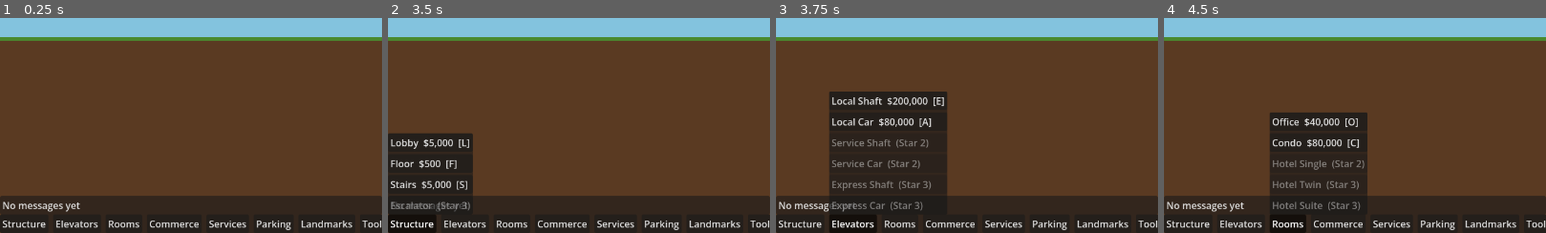
Above: before the commit, frames 1-4 (left to right).
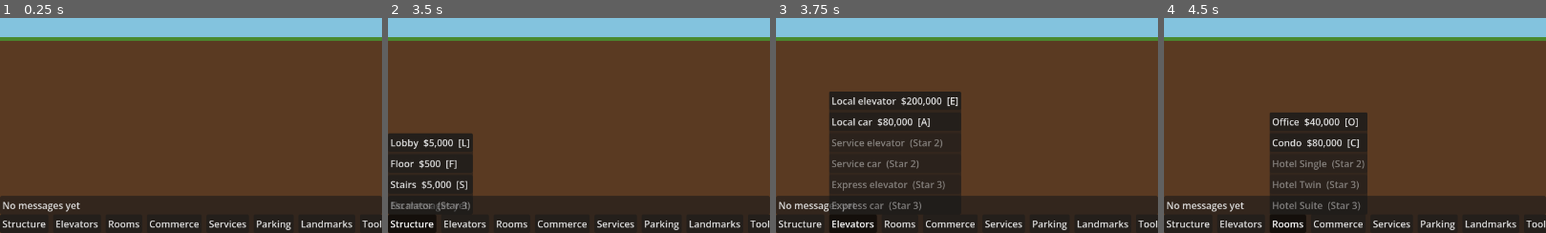
Above: after the commit, the same moments.

Repository: evidencelacking/TowerGame
Game: Godot game, scene res://scenes/main.tscn
Two runs of this game, one before a commit and one after it. Both use one fixed random seed, a clock stepped at 60 frames per second and the inputs below.
Inputs:
- Up to frame 1 (0.25 s): no input
- Up to frame 2 (3.5 s): click "2x" at 0.5 s; click "1x" at 1.25 s; click "3x" at 2 s; click "Structure" at 2.75 s
- Up to frame 3 (3.75 s): click "Elevators" at 3.5 s
- Up to frame 4 (4.5 s): click "Rooms" at 4.25 s
The pictures show only the part of the screen within x 0-50%, y 50-100%; the shares and areas given below are measured in that part.

Frames 1-2 are identical in both runs. In frame 3, 4.0% of the frame differs, in the area x 21-49%, y 34-90%; in frame 4, nothing differs.

Commit message:
fix: shaft machine rooms are resize handles, hover hint and handles, elevator display names (refs #258)
Co-Authored-By: Claude Sonnet 5.5 <noreply@anthropic.com>

Diff:
--- a/scripts/sim/room_catalogue.gd
+++ b/scripts/sim/room_catalogue.gd
@@ -152,6 +152,18 @@
 }
 
 
+## Words for ids that read badly when capitalised; the shafts and cars are elevators to the player.
+const DISPLAY_NAMES: Dictionary = {
+	"local_shaft": "Local elevator", "service_shaft": "Service elevator", "express_shaft": "Express elevator",
+	"local_car": "Local car", "service_car": "Service car", "express_car": "Express car",
+}
+
+
+## The player-facing name of a room or tool id, e.g. "Local elevator" for "local_shaft".
+static func display_name(room_id: String) -> String:
+	return DISPLAY_NAMES.get(room_id, room_id.replace("_", " ").capitalize())
+
+
 static func has(room_id: String) -> bool:
 	return _ROWS.has(room_id)
 
--- a/scripts/view/elevator_tools.gd
+++ b/scripts/view/elevator_tools.gd
@@ -102,13 +102,46 @@
 	var width: int = CatalogueScript.field(tool_id, "width")
 	var out := _blank(start_floor, start_column - width / 2, width)
 	var hit := shaft_at(t, start_floor, start_column)
-	if hit.is_empty():
-		return _evaluate_place(t, tool_id, floor_number, start_floor, out, star_rating)
+	var cap := ""
+	if hit.is_empty():  ## A machine room is part of the drawn shaft: its far side is a resize handle too.
+		var capped := shaft_cap_at(t, start_floor, start_column)
+		if capped.is_empty():
+			return _evaluate_place(t, tool_id, floor_number, start_floor, out, star_rating)
+		hit = capped["shaft"]
+		cap = capped["end"]
 	out["x"] = hit["x"]
 	out["width"] = hit["width"]
+	out["shaft"] = hit
+	out["hint"] = shaft_hint(hit)
+	if cap != "":
+		out["mode"] = "resize"
+		if floor_number == start_floor:
+			out["text"] = "Drag the machine room up or down to resize"
+			return out
+		return _evaluate_resize(t, hit, floor_number, start_floor, out, cap)
 	if floor_number == start_floor:
 		return _evaluate_stop(t, hit, start_floor, out)
 	return _evaluate_resize(t, hit, floor_number, start_floor, out)
+
+
+## The hint a shaft tool shows over a shaft: how to resize and how to switch a stop.
+static func shaft_hint(shaft: Dictionary) -> String:
+	var hint := "Drag the top or bottom to resize; click a floor to toggle its stop"
+	if (shaft["stops"] as Array).size() < 2:
+		hint = "Only one stop, so nothing can ride it. " + hint
+	return hint
+
+
+## The shaft whose machine room stands on a cell, as {"shaft", "end"} ("top" or "bottom"), or {}.
+static func shaft_cap_at(t: TowerSim, floor_number: int, column: int) -> Dictionary:
+	for shaft: Dictionary in ElevatorView.shafts(t):
+		if column < shaft["x"] or column >= shaft["x"] + shaft["width"]:
+			continue
+		if floor_number == RoomsScript.floor_above(shaft["top"]):
+			return {"shaft": shaft, "end": "top"}
+		if shaft["bottom"] != 1 and floor_number == RoomsScript.floor_below(shaft["bottom"]):
+			return {"shaft": shaft, "end": "bottom"}
+	return {}
 
 
 static func _evaluate_place(t: TowerSim, tool_id: String, floor_number: int, start_floor: int, out: Dictionary, star_rating: int) -> Dictionary:
@@ -149,14 +182,18 @@
 	return out
 
 
-static func _evaluate_resize(t: TowerSim, shaft: Dictionary, floor_number: int, start_floor: int, out: Dictionary) -> Dictionary:
+static func _evaluate_resize(t: TowerSim, shaft: Dictionary, floor_number: int, start_floor: int, out: Dictionary, cap: String = "") -> Dictionary:
 	var bottom: int = shaft["bottom"]
 	var top: int = shaft["top"]
 	out["mode"] = "resize"
 	out["floor"] = bottom
 	out["top"] = top
 	var above := GridScript.floor_to_index(floor_number) > GridScript.floor_to_index(start_floor)
-	if start_floor == top and (above or start_floor != bottom):
+	if cap == "top":  ## The machine room rides one floor above the top stop.
+		top = RoomsScript.floor_below(floor_number)
+	elif cap == "bottom":
+		bottom = RoomsScript.floor_above(floor_number)
+	elif start_floor == top and (above or start_floor != bottom):
 		top = floor_number
 	elif start_floor == bottom:
 		bottom = floor_number
@@ -192,7 +229,7 @@
 	out["width"] = hit["width"]
 	var shaft_kind := tool_id.replace("_car", "_shaft")
 	if t.rooms.kind_of(hit["id"]) != shaft_kind:
-		out["text"] = "Needs a %s shaft" % shaft_kind.replace("_shaft", "")
+		out["text"] = "Needs a %s" % CatalogueScript.display_name(shaft_kind).to_lower()
 		return out
 	var home := nearest_stop(hit["stops"], floor_number)
 	out["floor"] = home
--- a/scripts/view/elevator_window.gd
+++ b/scripts/view/elevator_window.gd
@@ -15,6 +15,7 @@
 const ElevatorView := preload("res://scripts/view/elevator_view.gd")
 const Ghost := preload("res://scripts/view/placement_ghost.gd")
 const RoomsScript := preload("res://scripts/sim/rooms.gd")
+const CatalogueScript := preload("res://scripts/sim/room_catalogue.gd")
 const VC := preload("res://scripts/view/view_consts.gd")
 
 var tower: TowerSim = null
@@ -117,7 +118,7 @@
 		for stop: int in t.rooms.stops_of(id):
 			waiting += t.rooms.queue_at(id, stop).size()
 		return {"live": live, "waiting": waiting, "capacity": t.rooms.car_capacity(id), "express": kind == "express_shaft",
-			"id": id, "label": "%s, %s to %s" % [kind.replace("_", " "), ElevatorTools.floor_label(shaft["bottom"]), ElevatorTools.floor_label(shaft["top"])],
+			"id": id, "label": "%s, %s to %s" % [CatalogueScript.display_name(kind).to_lower(), ElevatorTools.floor_label(shaft["bottom"]), ElevatorTools.floor_label(shaft["top"])],
 			"schedule": t.rooms.schedule_of(id), "bottom": shaft["bottom"], "top": shaft["top"], "cars": homes.size(), "homes": homes, "stop_count": shaft["stops"].size(), "rows": rows}
 	return {}
 
--- a/scripts/view/placement_ghost.gd
+++ b/scripts/view/placement_ghost.gd
@@ -21,6 +21,7 @@
 const REPLACE := "replace"  ## Bulldoze the room under the cursor and build last_room there.
 const STAIRS := "stairs"
 const ESCALATOR := "escalator"
+const HANDLE_TINT := Color(1.0, 0.9, 0.3)  ## A hovered shaft's resize handles.
 const PERMANENT_TEXT := "Permanent: cannot be removed once built"
 const VALID_TINT := Color(0.2, 0.9, 0.3, 0.45)
 const INVALID_TINT := Color(0.95, 0.2, 0.2, 0.45)
@@ -296,14 +297,17 @@
 	if tool_id == BULLDOZE or tool_id == REPLACE:
 		lines.append(verdict["text"])
 		return lines
+	var tool_name := CatalogueScript.display_name(tool_id)
 	if verdict["cost"] > 0:
-		lines.append("%s: $%d" % [tool_id, verdict["cost"]])
+		lines.append("%s: $%d" % [tool_name, verdict["cost"]])
 	else:
-		lines.append(tool_id)
+		lines.append(tool_name)
 	if verdict.get("note", "") != "":
 		lines.append(verdict["note"])
 	if not verdict["valid"]:
 		lines.append(verdict["text"])
+	if verdict.get("hint", "") != "":
+		lines.append(verdict["hint"])
 	if verdict["permanent"]:
 		lines.append(PERMANENT_TEXT)
 	return lines
@@ -417,6 +421,8 @@
 func _draw() -> void:
 	if result.is_empty() or not GridScript.is_valid_floor(result["floor"]):
 		return
+	if result.has("shaft") and not _drag.active:
+		_draw_handles(result["shaft"])
 	var top: int = result["floor"]
 	var rows: int = result["height"]
 	if result.has("machines"):  ## A shaft's machine rooms: a cap above the top and below the bottom stop.
@@ -435,3 +441,13 @@
 	var tint := VALID_TINT if result["valid"] else INVALID_TINT
 	draw_rect(rect, tint)
 	draw_rect(rect, Color(tint, 1.0), false, 1.0)
+
+
+## A hovered shaft's two ends as resize handles: its top and bottom floor, with the machine rooms.
+func _draw_handles(shaft: Dictionary) -> void:
+	var x: int = shaft["x"] * VC.CELL_W
+	var w: int = shaft["width"] * VC.CELL_W
+	for floor_number: int in [shaft["top"], shaft["bottom"]]:
+		var rect := Rect2i(x, VC.floor_to_row(floor_number) * VC.CELL_H, w, VC.CELL_H)
+		draw_rect(rect, Color(HANDLE_TINT, 0.3))
+		draw_rect(rect, HANDLE_TINT, false, 1.0)
--- a/scripts/view/toolbar.gd
+++ b/scripts/view/toolbar.gd
@@ -107,7 +107,7 @@
 
 
 static func display_name(id: String) -> String:
-	return TOOL_NAMES.get(id, id.capitalize())
+	return TOOL_NAMES.get(id, CatalogueScript.display_name(id))
 
 
 ## What the toolbar shows for an item at a star rating: {enabled, locked, text, tooltip}.
--- a/tests/test_elevator_controls.gd
+++ b/tests/test_elevator_controls.gd
@@ -62,6 +62,8 @@
 	_run_toolbar(check)
 	_run_place(check)
 	_run_resize_and_stops(check)
+	_run_resize_from_floor_one(check)
+	_run_click_sends_ghost_command(check)
 	_run_cars(check)
 	_run_refusals(check)
 	_run_end_to_end(check)
@@ -126,7 +128,7 @@
 	var live := ghost.hover(3, SHAFT_COLUMN)
 	check.call(live["valid"] and live["mode"] == "place" and live["floor"] == 1 and live["top"] == 3 and live["x"] == 100 and live["width"] == 4, "the drag ghost spans the dragged floors")
 	# The machine room above floor 3 sits on floor 4, which does not exist yet: 4 units at the floor price (#228).
-	check.call(live["cost"] == 202000 and Ghost.lines_for("local_shaft", live)[0] == "local_shaft: $202000", "the ghost shows the shaft price and the floor under the machine room")
+	check.call(live["cost"] == 202000 and Ghost.lines_for("local_shaft", live)[0] == "Local elevator: $202000", "the ghost shows the shaft price and the floor under the machine room")
 	check.call(live["machines"] == ([4] as Array[int]) and "Floors 1 to 3 (3), builds 4 floor units" in Ghost.lines_for("local_shaft", live), "the ghost label shows the span, the machine room and the floors it builds")
 	var shorter := ghost.hover(2, SHAFT_COLUMN)
 	check.call(shorter["floor"] == 1 and shorter["top"] == 2, "the ghost follows the pointer")
@@ -186,6 +188,67 @@
 	# A drag that starts in the middle is not a resize.
 	var middle := ElevatorTools.evaluate_shaft(t, "local_shaft", 4, 2, SHAFT_COLUMN, 1)
 	check.call(not middle["valid"] and middle["text"] == "Drag from the top or bottom end to resize", "a drag from the middle of a shaft says to use an end")
+	ghost.free()
+
+
+## #258: a one-floor shaft on floor 1, pressed and dragged up with the mouse path, resizes.
+static func _run_resize_from_floor_one(check: Callable) -> void:
+	var ghost := _built()
+	var t := ghost.tower
+	check.call(_gesture(ghost, "local_shaft", 1, SHAFT_COLUMN, 1), "fixture: a one-floor shaft on floor 1")
+	var id := _shaft_id(t)
+	for column: int in [100, 101, 102, 103]:
+		check.call(not ElevatorTools.shaft_at(t, 1, column).is_empty(), "the floor 1 shaft is found at column %d" % column)
+		ghost.set_tool("local_shaft")
+		ghost.press(1, column)
+		var verdict := ghost.hover(3, column)
+		ghost._drag.cancel()
+		ghost._last_key = []
+		check.call(verdict["mode"] == "resize" and verdict["valid"] and verdict["floor"] == 1 and verdict["top"] == 3 and verdict["args"] == ([id, 1, 3] as Array[int]), "dragging up from column %d resizes the shaft" % column)
+	# The drawn shaft includes its machine rooms: pressing the top one and dragging up resizes too.
+	ghost.set_tool("local_shaft")
+	ghost.press(2, 101)  ## Floor 2 holds the machine room above the one-floor shaft.
+	var from_cap := ghost.hover(4, 101)
+	check.call(from_cap["mode"] == "resize" and from_cap["valid"] and from_cap["top"] == 3 and from_cap["args"] == ([id, 1, 3] as Array[int]), "dragging the machine room up two floors lifts the top stop to the floor below it")
+	check.call(ghost.release(4, 101), "releasing a machine-room drag queues the resize")
+	t.step()
+	check.call(ElevatorTools.shaft_at(t, 3, 101).get("top", 0) == 3, "the shaft now reaches floor 3")
+	# Hover: the hint and the handles.
+	ghost.set_tool("local_shaft")
+	var over := ghost.hover(2, 101)
+	check.call("Drag the top or bottom to resize; click a floor to toggle its stop" in over["hint"] and over["shaft"]["top"] == 3, "hovering a shaft shows the resize hint and its ends")
+	check.call("Local elevator" in Ghost.lines_for("local_shaft", over)[0] and over["hint"] in Ghost.lines_for("local_shaft", over), "the ghost names the tool in words and shows the hint")
+	check.call(CatalogueScript.display_name("local_shaft") == "Local elevator" and Toolbar.display_name("express_car") == "Express car", "tools have display names")
+	var single := _built()
+	_gesture(single, "local_shaft", 1, SHAFT_COLUMN, 1)
+	var lone := single.hover(1, SHAFT_COLUMN)
+	check.call(lone["hint"].begins_with("Only one stop"), "a one-stop shaft says nothing can ride it")
+	single.free()
+	ghost.free()
+
+
+## A click (press and release on one cell) where the ghost is valid queues exactly the ghost's command.
+static func _run_click_sends_ghost_command(check: Callable) -> void:
+	var ghost := _built()
+	var t := ghost.tower
+	for tool_id: String in ["lobby", "floor", "office", "stairs", "local_shaft", "bulldoze"]:
+		ghost.set_tool(tool_id)
+		var floor_number := 1 if tool_id in ["lobby", "local_shaft"] else (4 if tool_id == "floor" else 2)
+		var column := 120 if tool_id == "lobby" else (100 if tool_id == "local_shaft" else 110)
+		if tool_id == "bulldoze":
+			_gesture(ghost, "office", 2, 110, 2)
+			column = 110
+			ghost.set_tool("bulldoze")
+		ghost._last_key = []
+		var shown := ghost.hover(floor_number, column)
+		var queued := ghost.press(floor_number, column)
+		var released := ghost.release(floor_number, column)
+		var expected := Ghost.command_for(tool_id, shown, t.tick) if tool_id != "bulldoze" else null
+		check.call(shown["valid"] and (released or queued and tool_id != "local_shaft"), "a click where the %s ghost is valid queues a command" % tool_id)
+		if expected != null and not t._queue.is_empty():
+			var sent: TowerSim.Command = t._queue[t._queue.size() - 1]
+			check.call(sent.kind == expected.kind and sent.args == expected.args, "the %s click sends the ghost's command" % tool_id)
+		t.step()
 	ghost.free()
 
 
@@ -243,7 +306,7 @@
 	ghost.set_tool("local_car")
 	check.call(ghost.hover(2, SHAFT_COLUMN)["text"] == "A shaft holds at most 8 cars", "a ninth car is refused")
 	ghost.set_tool("service_car")
-	check.call(ghost.hover(2, SHAFT_COLUMN)["text"] == "Needs a service shaft", "a service car on a local shaft says it needs a service shaft")
+	check.call(ghost.hover(2, SHAFT_COLUMN)["text"] == "Needs a service elevator", "a service car on a local shaft says it needs a service shaft")
 	# A car's home floor must stay a stop and stay in the shaft.
 	var gesture := {"start_floor": 1, "start_column": SHAFT_COLUMN}
 	check.call(Ghost.evaluate(t, "local_shaft", 1, 100, 5, "", gesture)["text"] == "A car's home floor must stay a stop", "turning off a car's home stop is refused")
--- a/tests/test_ghost.gd
+++ b/tests/test_ghost.gd
@@ -41,7 +41,7 @@
 	var ok := Ghost.evaluate(t, "office", 2, 100, 1)
 	check.call(ok["valid"] and ok["text"] == "", "an office on the lobby is a valid ghost")
 	check.call(ok["cost"] == 40000 + 9 * 500, "the ghost cost includes the floor under the room")
-	check.call(Ghost.lines_for("office", ok)[0] == "office: $44500", "the label shows the total cost")
+	check.call(Ghost.lines_for("office", ok)[0] == "Office: $44500", "the label shows the total cost")
 	check.call(ok["width"] == 9 and ok["x"] == 100, "the ghost footprint is the catalogue width at the snapped column")
 
 	# One refusal reason each, worded by us.
@@ -106,7 +106,7 @@
 	check.call(ghost.press(1, 50) and ghost._drag.active, "pressing with the lobby tool starts a drag")
 	var live := ghost.hover(1, 76)
 	check.call(live["valid"] and live["x"] == 50 and live["width"] == 27 and live["cost"] == 27 * lobby_unit, "the lobby ghost spans the drag at the catalogue cost per unit")
-	check.call("27 units" in Ghost.lines_for("lobby", live) and "lobby: $%d" % (27 * lobby_unit) in Ghost.lines_for("lobby", live), "the label shows the span and the total")
+	check.call("27 units" in Ghost.lines_for("lobby", live) and "Lobby: $%d" % (27 * lobby_unit) in Ghost.lines_for("lobby", live), "the label shows the span and the total")
 	check.call(ghost.hover(3, 76)["floor"] == 1, "a sideways drag stays on its floor")
 	check.call(ghost.release(1, 76), "releasing queues the lobby")
 	check.call(t._queue.size() == 1 and t._queue[0].kind == Command.BUILD_LOBBY and t._queue[0].args == _ints([1, 50, 76, 1]), "one command carries x_start and x_end")
